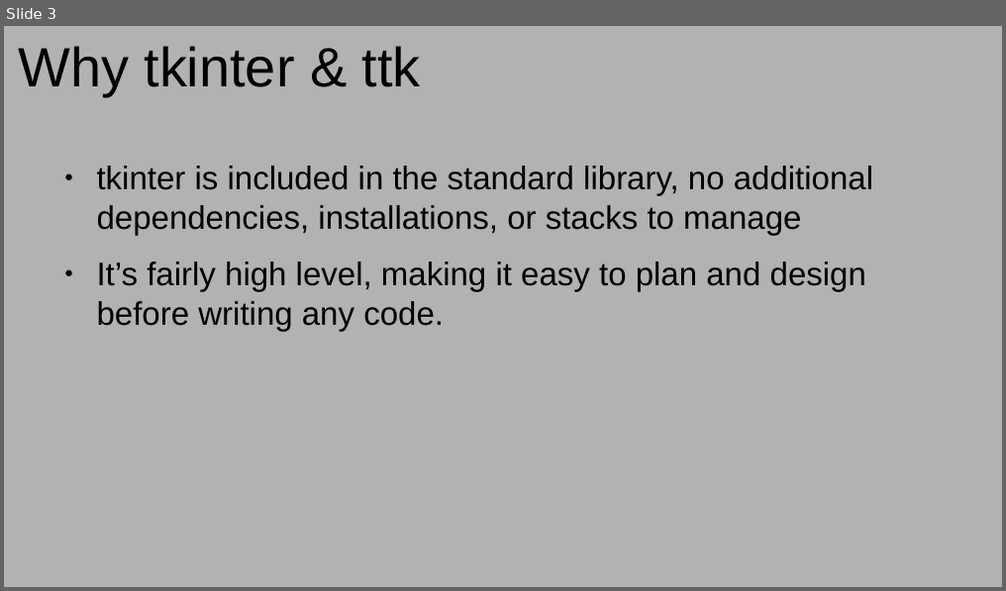
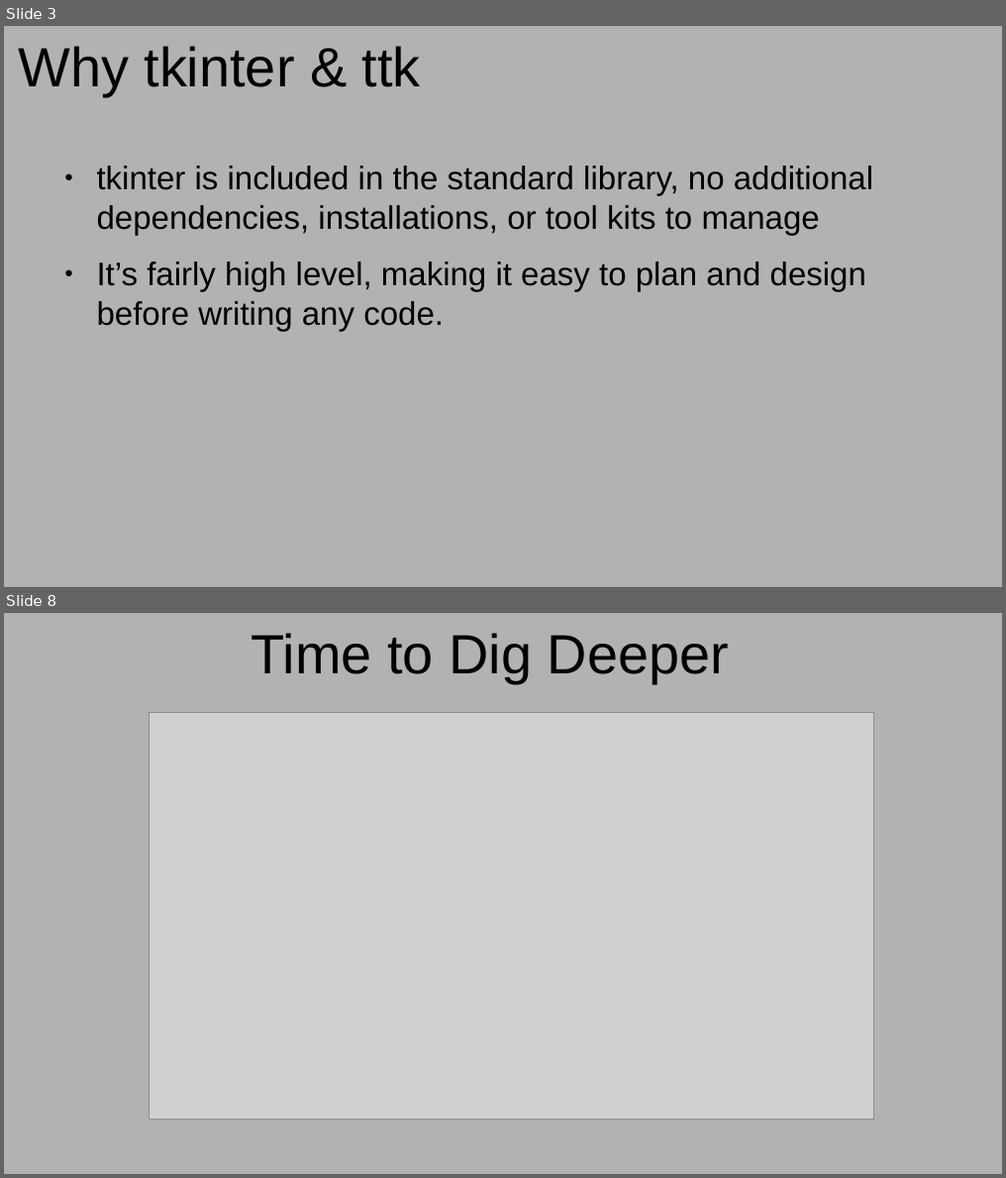
Before and after one commit to kstrckr/Heat_Pype, a slide deck: Give them a GUI slides.odp. Shown one above the other, each under a label of ours: slide 3 before the commit, slides 3 and 8 after it; the slides between them are not shown. The pictures are 1006x591 and 1006x1178 pixels, drawn with LibreOffice and Linux fonts; fonts in the diff are those of the drawing; grey boxes stand for pictures. Boxes give left, top, right and bottom in pixels: in the first picture for what was removed or moved away, otherwise in the second. Text is boxed around its words. In the diff, an @@ line names an element or a change of style, - is before the commit and + after.

```diff
--- a/Give them a GUI slides.odp
+++ b/Give them a GUI slides.odp
@@ slide 8 added at bbox=[4, 613, 1002, 1174], background #B2B2B2 @@
@@ title added at bbox=[252, 633, 729, 683], 44 pt, text #000000 @@
+Time to Dig Deeper
@@ picture added at bbox=[149, 713, 873, 1120] @@
@@ slide 3 changed as well @@
@@ text at bbox=[97, 166, 873, 235]: text changed @@
-● tkinter is included in the standard library, no additional dependencies, installations, or stacks to manage
+● tkinter is included in the standard library, no additional dependencies, installations, or tool kits to manage
```
Also in this commit, not shown: 2 other slides changed, 5 other slides added, 1 slide removed, 1 other file.
